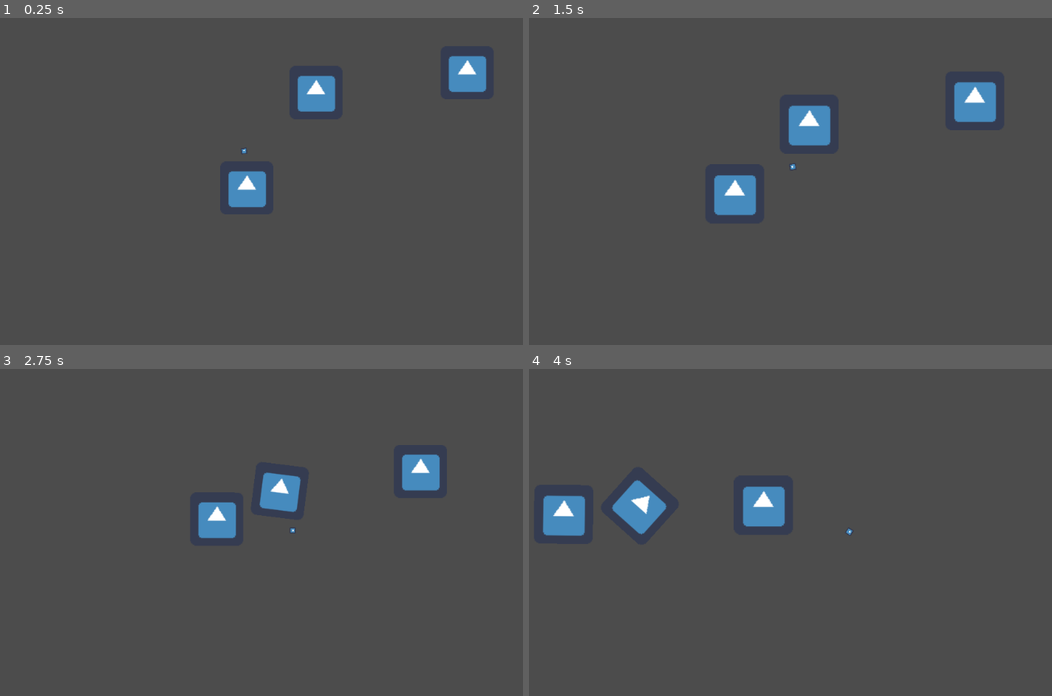
Above: before the commit, frames 1-4 (two rows, left to right).
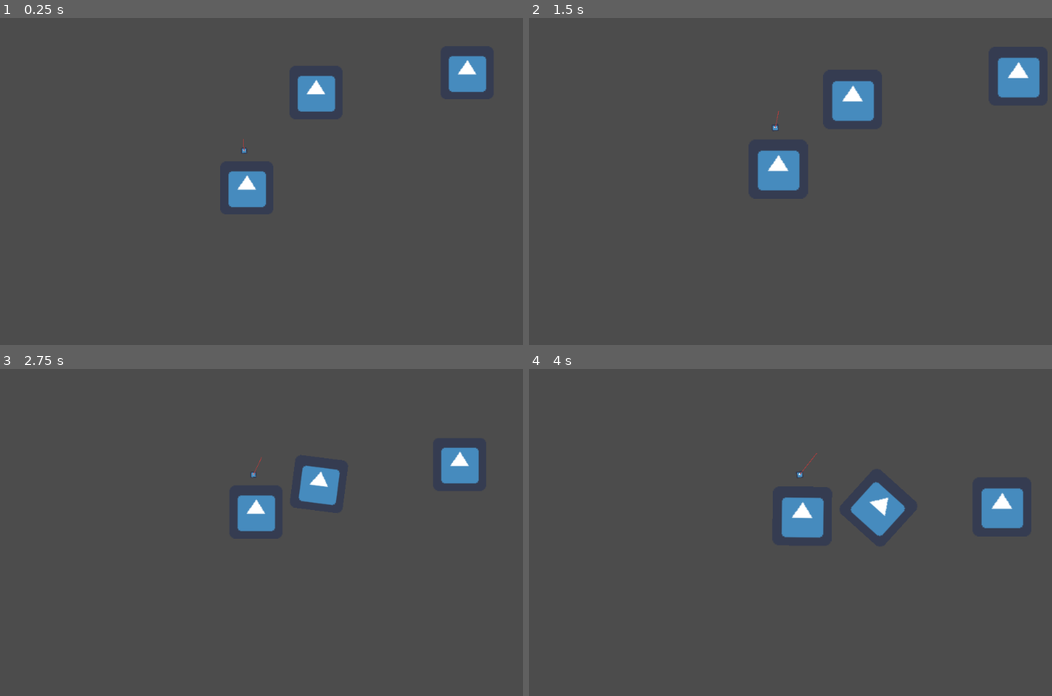
Above: after the commit, the same moments.

Repository: Pfeil/Moonshot
Game: Godot game, scene res://main.tscn
Same seed, same stepped clock (60 frames per second), same inputs: the game is played once before the commit and once after it. The engine's default icon, where the game draws it, is replaced by a stand-in: a white triangle on a blue panel in a dark square.
Inputs (mouse positions are in pixels of both pictures, inside the frame that each line leads up to):
- Up to frame 1 (0.25 s): no input
- Up to frame 2 (1.5 s): move the mouse to (905, 174) at 0.52 s; hold D (Player_RIGHT) 0.53-1.28 s; tap Space (Player_JUMP, bound only after the commit) at 0.6, 0.77, 1.07 s; move the mouse to (659, 207) at 1.27 s; hold A (Player_LEFT) from 1.28 s (still down); tap Mouse wheel up (Zoom_IN) at 1.35 s
- Up to frame 3 (2.75 s): tap Space (Player_JUMP, bound only after the commit) at 1.52, 1.55, 1.82, 2.3 s; move the mouse to (303, 467) at 2.02 s; release A (Player_LEFT) at 2.03 s; hold D (Player_RIGHT) from 2.03 s (still down); hold Mouse wheel down (Zoom_OUT) from 2.03 s (still down)
- Up to frame 4 (4 s): move the mouse to (748, 610) at 2.77 s; release Mouse wheel down (Zoom_OUT) at 2.78 s; tap Space (Player_JUMP, bound only after the commit) at 2.85, 3.02, 3.32, 3.77, 3.8 s; move the mouse to (952, 594) at 3.52 s; release D (Player_RIGHT) at 3.53 s; hold A (Player_LEFT) from 3.53 s (still down); hold Mouse wheel up (Zoom_IN) from 3.53 s (still down)

The runs differ from the first frame. In frame 1, less than 0.1% of the frame differs, in the area x 46-47%, y 37-42%; in frame 2, 6.0%, in the area x 35-98%, y 11-61%; in frame 3, 4.6%; in frame 4, 5.9%.

Commit message:
Player can jump and visualizes velocities.

Diff:
--- a/Player.gd
+++ b/Player.gd
@@ -1,24 +1,64 @@
 extends RigidBody2D
 
+export var speed: int = 1
+export var jump_multiplier: float = 4.0
+export var velocity_max: Vector2 = Vector2(5, 5)
+
+onready var steering_arrow: Line2D = self.get_node("steering_arrow")
+onready var velocity_arrow: Line2D = self.get_node("velocity_arrow")
 
 var direction: Vector2 = Vector2.ZERO
-var speed = 5;
 
+var on_ground = null
+var ground_normal: Vector2 = Vector2.ZERO
+
+var on_back = null
+var on_front = null
+
+var on_head = null
+var head_direction: Vector2 = Vector2.ZERO
 
 func _ready():
 	pass # Replace with function body.
 
+func _process(delta):
+	self.get_control_input()
+	self.steering_arrow.points[1] = Vector2.ZERO
+	self.velocity_arrow.points[1] = self.linear_velocity.rotated(-self.rotation)
+	if self.on_ground != null:
+		self.steering_arrow.points[1] = self.direction
+		self.limit_velocity(self.linear_velocity, self.velocity_max)
+		#self.apply_central_impulse(direction.rotated(self.rotation) * delta) # TODO this is in kinematic mode, use another method to move!
+		if self.direction.y < 0.001:
+			self.direction.y = speed
+		self.linear_velocity = direction.rotated(self.rotation) * delta
+		#self.translate(direction.rotated(self.rotation) * delta)
 
+func limit_velocity(current: Vector2, limit: Vector2):
+	self.linear_velocity.x = min(self.linear_velocity.x, limit.x)
+	self.linear_velocity.y = min(self.linear_velocity.y, limit.y)
 
-func _process(delta):
-	self.apply_central_impulse(direction)
+func get_control_input():
+	self.direction = Vector2(0.0, 0.0)
+	if Input.is_action_just_pressed("Player_JUMP"):
+		self.direction.y = self.speed * -self.jump_multiplier
+	if Input.is_action_pressed("Player_RIGHT"):
+		self.direction.x = self.speed
+	if Input.is_action_pressed("Player_LEFT"):
+		self.direction.x = -self.speed
 
-func _input(event):
-	if event.is_action_pressed("Player_RIGHT"):
-		self.direction.x += self.speed
-	elif event.is_action_pressed("Player_LEFT"):
-		self.direction.x -= self.speed
-	elif event.is_action_released("Player_RIGHT"):
-		self.direction.x -= speed
-	elif event.is_action_released("Player_LEFT"):
-		self.direction.x += speed
+func _on_Player_body_shape_entered(body_id: int, body: Node, body_shape: int, local_shape: int):
+	if body.is_in_group("walkables") and body is RigidBody2D:
+		var rigid: RigidBody2D = body
+		var radius: Vector2 = self.get_global_transform().get_origin() - rigid.get_global_transform().get_origin()
+		var up: Vector2 = self.get_global_transform().y
+		self.on_ground = rigid
+		self.ground_normal = radius
+		self.head_direction = up
+		#self.mode = MODE_KINEMATIC
+		self.rotate(radius.angle_to(-up))
+
+func _on_Player_body_shape_exited(body_id, body: Node, body_shape, local_shape):
+	if self.on_ground != null && self.on_ground.get_instance_id() == body.get_instance_id():
+		self.mode = MODE_RIGID
+		self.on_ground = null
--- a/Player.tscn
+++ b/Player.tscn
@@ -4,18 +4,36 @@
 [ext_resource path="res://Player.gd" type="Script" id=2]
 
 [sub_resource type="PhysicsMaterial" id=1]
+friction = 0.0
+rough = true
 bounce = 0.01
 
 [sub_resource type="RectangleShape2D" id=2]
-extents = Vector2( 5, 5 )
+extents = Vector2( 5.33788, 5.39484 )
 
 [node name="Player" type="RigidBody2D"]
 physics_material_override = SubResource( 1 )
+contacts_reported = 2
+contact_monitor = true
+can_sleep = false
+angular_damp = 5.966
 script = ExtResource( 2 )
+
+[node name="CollisionShape2D" type="CollisionShape2D" parent="."]
+shape = SubResource( 2 )
 
 [node name="Sprite" type="Sprite" parent="."]
 scale = Vector2( 0.167025, 0.167025 )
 texture = ExtResource( 1 )
 
-[node name="CollisionShape2D" type="CollisionShape2D" parent="."]
-shape = SubResource( 2 )
+[node name="steering_arrow" type="Line2D" parent="."]
+points = PoolVector2Array( 0, 0, 10, 0 )
+width = 1.0
+default_color = Color( 0.188235, 0.501961, 0.180392, 1 )
+
+[node name="velocity_arrow" type="Line2D" parent="."]
+points = PoolVector2Array( 0, 0, 0, 10 )
+width = 1.0
+default_color = Color( 0.682353, 0.247059, 0.247059, 1 )
+[connection signal="body_shape_entered" from="." to="." method="_on_Player_body_shape_entered"]
+[connection signal="body_shape_exited" from="." to="." method="_on_Player_body_shape_exited"]
--- /dev/null
+++ b/Playertest.tscn
@@ -0,0 +1,21 @@
+[gd_scene load_steps=4 format=2]
+
+[ext_resource path="res://Player.tscn" type="PackedScene" id=1]
+[ext_resource path="res://Planet.tscn" type="PackedScene" id=2]
+[ext_resource path="res://Camera2D.gd" type="Script" id=3]
+
+[node name="Playertest" type="Node2D"]
+
+[node name="Planet" parent="." instance=ExtResource( 2 )]
+mass = 65535.0
+
+[node name="Player" parent="." instance=ExtResource( 1 )]
+position = Vector2( 0, -88.9601 )
+mass = 60.0
+speed = 50
+jump_multiplier = 5.0
+velocity_max = Vector2( 10, 10 )
+
+[node name="Camera2D" type="Camera2D" parent="Player"]
+current = true
+script = ExtResource( 3 )
--- a/project.godot
+++ b/project.godot
@@ -51,6 +51,11 @@
 "events": [ Object(InputEventMouseButton,"resource_local_to_scene":false,"resource_name":"","device":0,"alt":false,"shi …(212 unchanged characters)…
  ]
 }
+Player_JUMP={
+"deadzone": 0.5,
+"events": [ Object(InputEventKey,"resource_local_to_scene":false,"resource_name":"","device":0,"alt":false,"shift":false,"control":false,"meta":false,"command":false,"pressed":false,"scancode":32,"unicode":0,"echo":false,"script":null)
+ ]
+}
 
 [physics]
 
